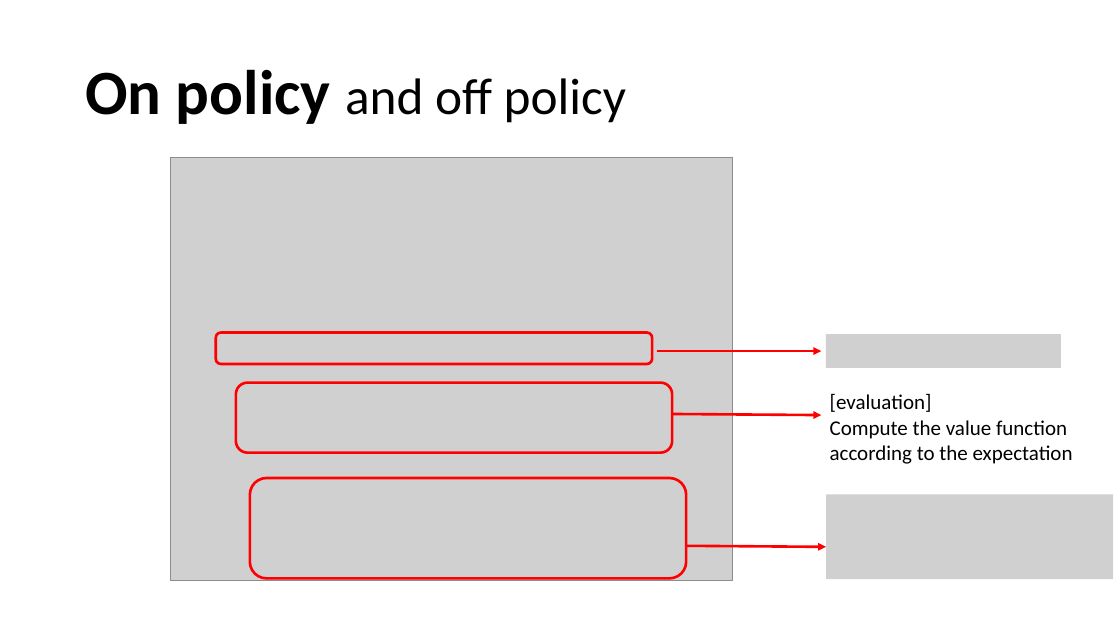
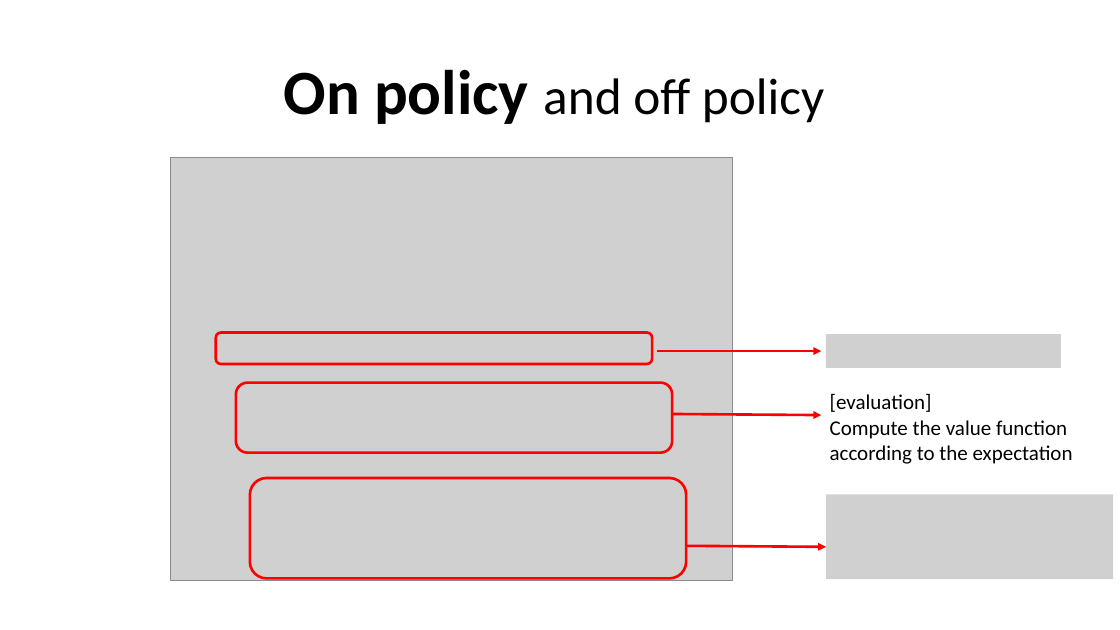
Before and after one commit to xfdywy/RL, a slide deck: slide 22 of FirstSeminar/firstseminar.pptx (slide 23 before the commit). Drawn at 1120x630 pixels with LibreOffice and Linux fonts; fonts in the diff are those of the drawing; grey boxes stand for pictures. Boxes give left, top, right and bottom in pixels: in the first picture for what was removed or moved away, otherwise in the second. Text is boxed around its words. In the diff, an @@ line names an element or a change of style, - is before the commit and + after.

```diff
--- a/FirstSeminar/firstseminar.pptx
+++ b/FirstSeminar/firstseminar.pptx
@@ title "On policy and off policy" at <box>284,69,824,124</box>: alignment left to centre @@
```
Also in this commit, not shown: 12 other slides changed, 9 slides added, 3 slides removed, 1 other file.
